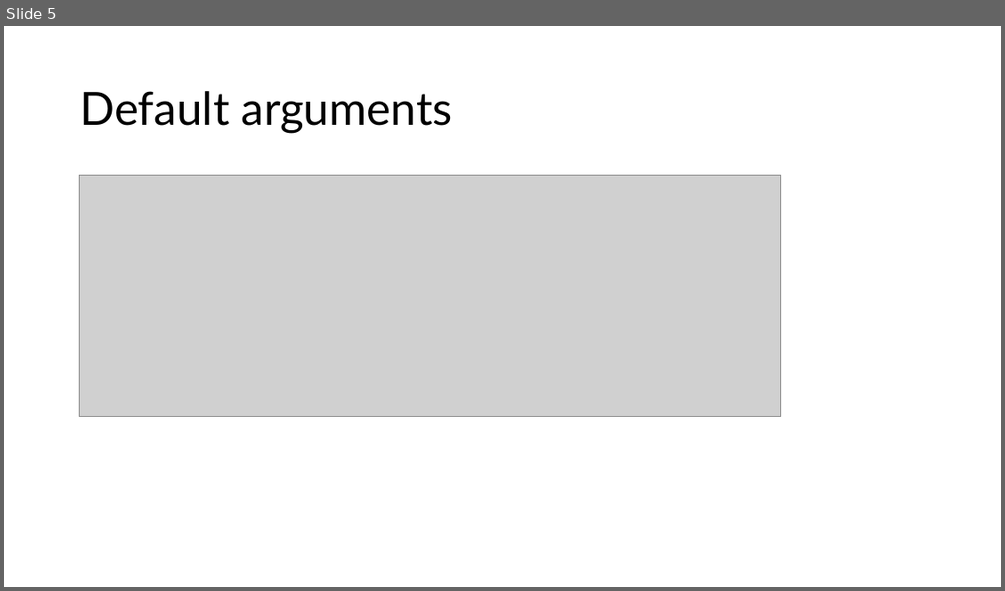
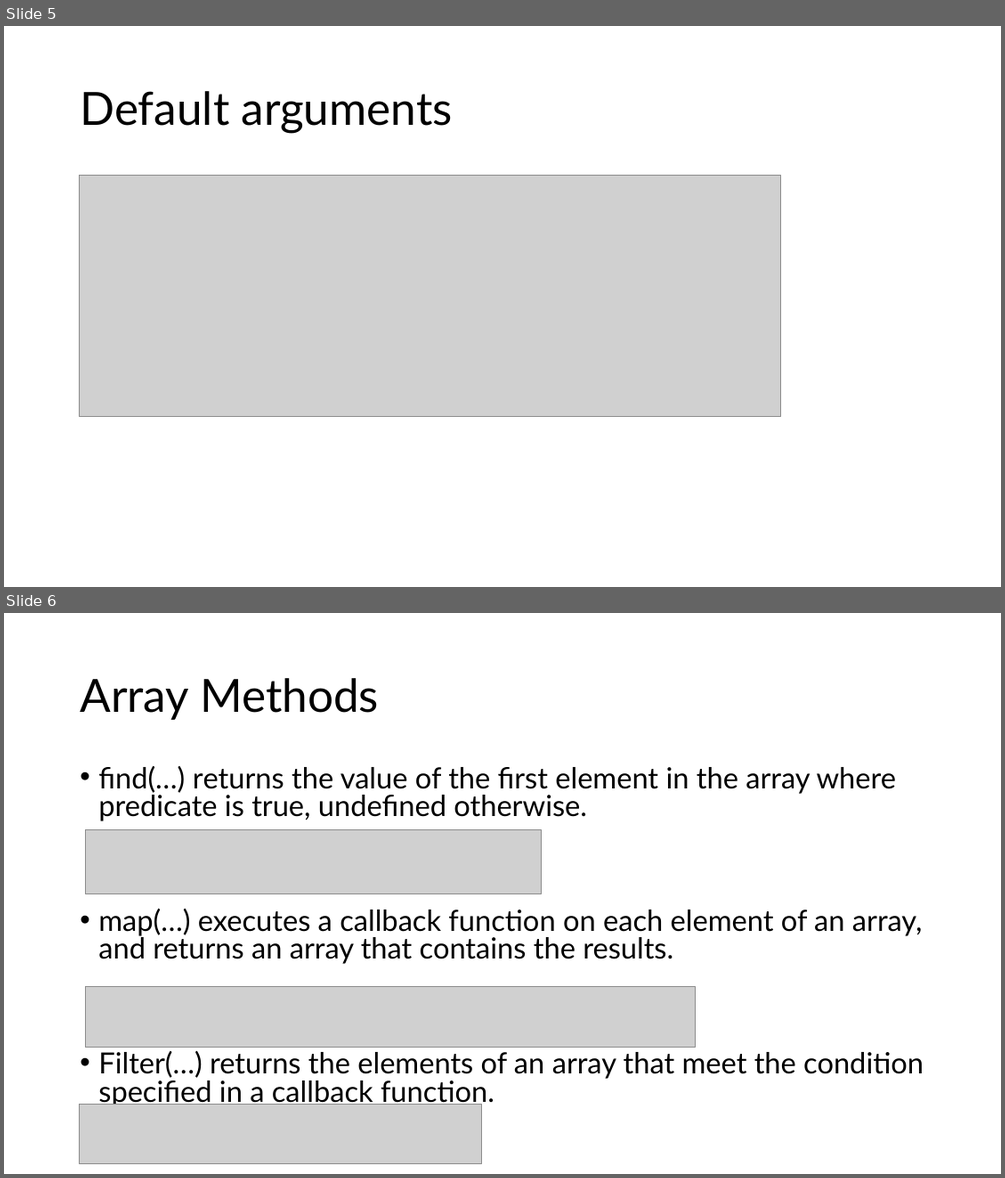
Before and after one commit to diarmuidoconnor/ewd-module-2025, a slide deck: topic06/talk-1/Typescript(Javascript) top-up.pptx. Shown one above the other, each under a label of ours: slide 5 before the commit, slides 5 and 6 after it. The pictures are 1005x591 and 1005x1178 pixels, drawn with LibreOffice and Linux fonts; fonts in the diff are those of the drawing; grey boxes stand for pictures. Boxes give left, top, right and bottom in pixels: in the first picture for what was removed or moved away, otherwise in the second. Text is boxed around its words. In the diff, an @@ line names an element or a change of style, - is before the commit and + after.

```diff
--- a/topic06/talk-1/Typescript(Javascript) top-up.pptx
+++ b/topic06/talk-1/Typescript(Javascript) top-up.pptx
@@ slide 6 added at bbox=[4, 613, 1001, 1174], background #FFFFFF @@
@@ title added at bbox=[80, 678, 379, 720], 44 pt, text #000000 @@
+Array Methods
@@ text added at bbox=[98, 766, 923, 1107], 28 pt, text #000000 @@
+• find(…) returns the value of the first element in the array where predicate is true, undefined otherwise.
+• map(…) executes a callback function on each element of an array, and returns an array that contains the results.
+• Filter(…) returns the elements of an array that meet the condition specified in a callback function.
@@ picture added at bbox=[86, 830, 542, 893] @@
@@ picture added at bbox=[86, 987, 695, 1046] @@
@@ picture added at bbox=[80, 1104, 481, 1164] @@
```
Also in this commit, not shown: 4 slides changed, 13 other files.
